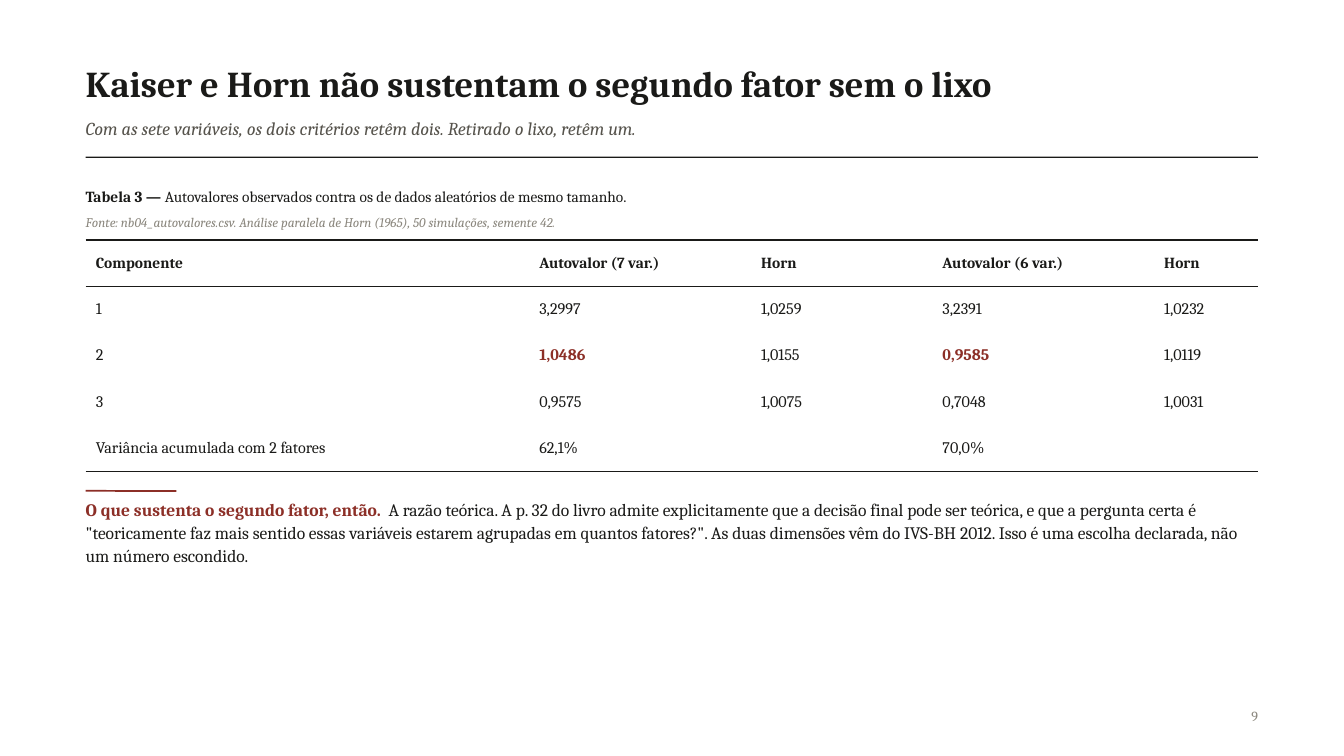
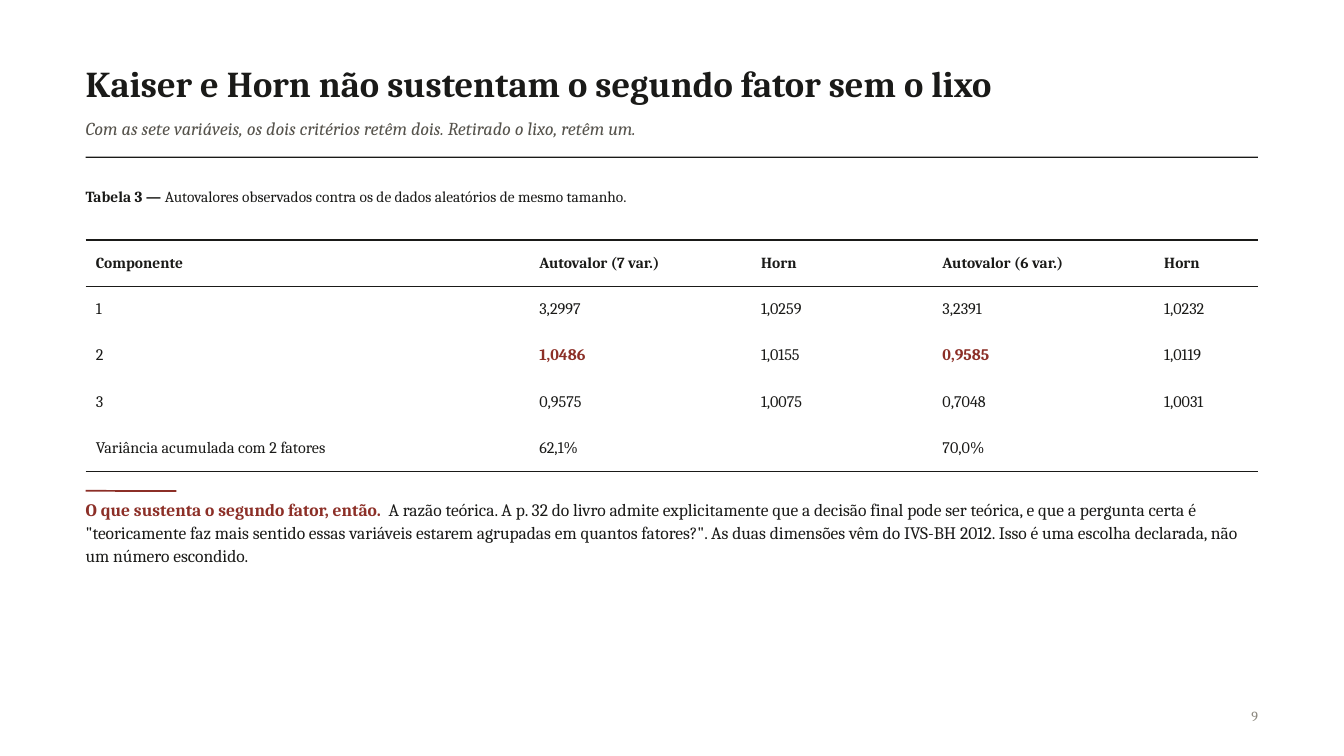
Before and after one commit to pedrinndias/Projeto_IVS_Censo, a slide deck: slide 9 of docs/Apresentacoes_IVS/Analise_Fatorial_NB04_2026-09.pptx. Drawn at 1344x756 pixels with LibreOffice and Linux fonts; fonts in the diff are those of the drawing. Boxes give left, top, right and bottom in pixels: in the first picture for what was removed or moved away, otherwise in the second. Text is boxed around its words. In the diff, an @@ line names an element or a change of style, - is before the commit and + after.

```diff
--- a/docs/Apresentacoes_IVS/Analise_Fatorial_NB04_2026-09.pptx
+++ b/docs/Apresentacoes_IVS/Analise_Fatorial_NB04_2026-09.pptx
@@ text removed at (86,218,555,230) @@
-Fonte: nb04_autovalores.csv. Análise paralela de Horn (1965), 50 simulações, semente 42.
```
Also in this commit, not shown: 30 other slides changed, 51 slides added, 1 slide removed.
